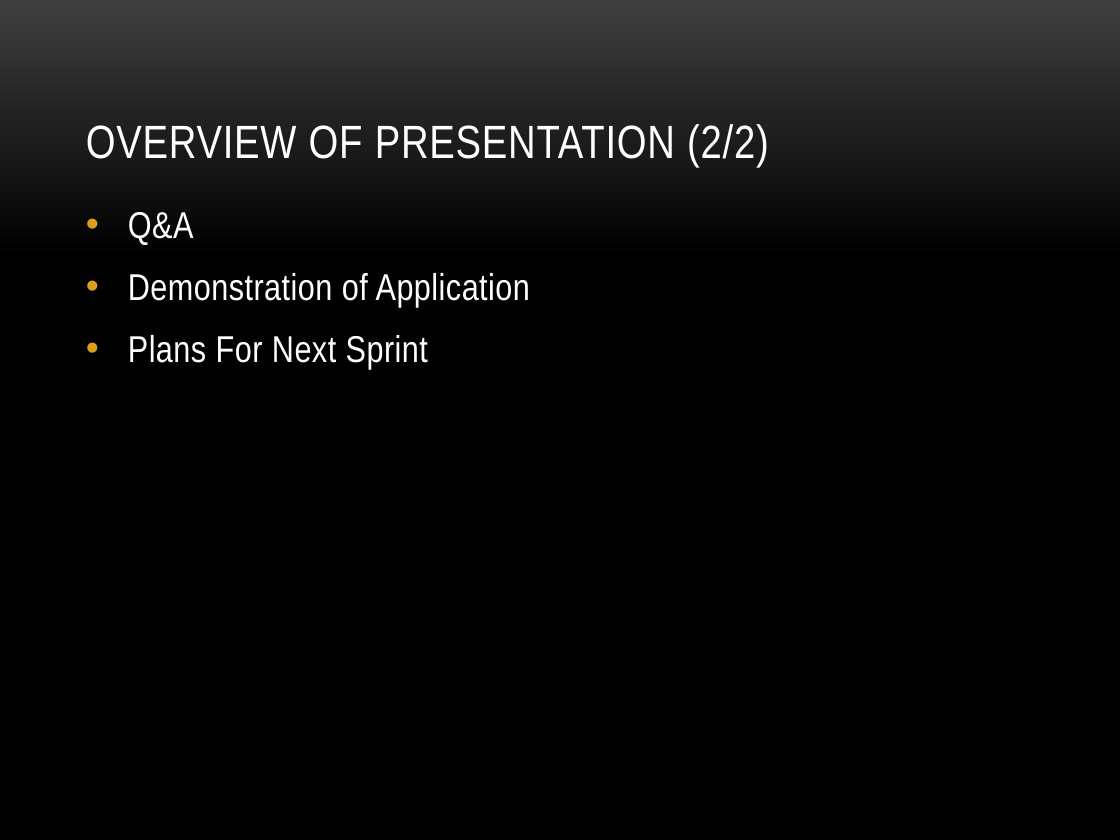
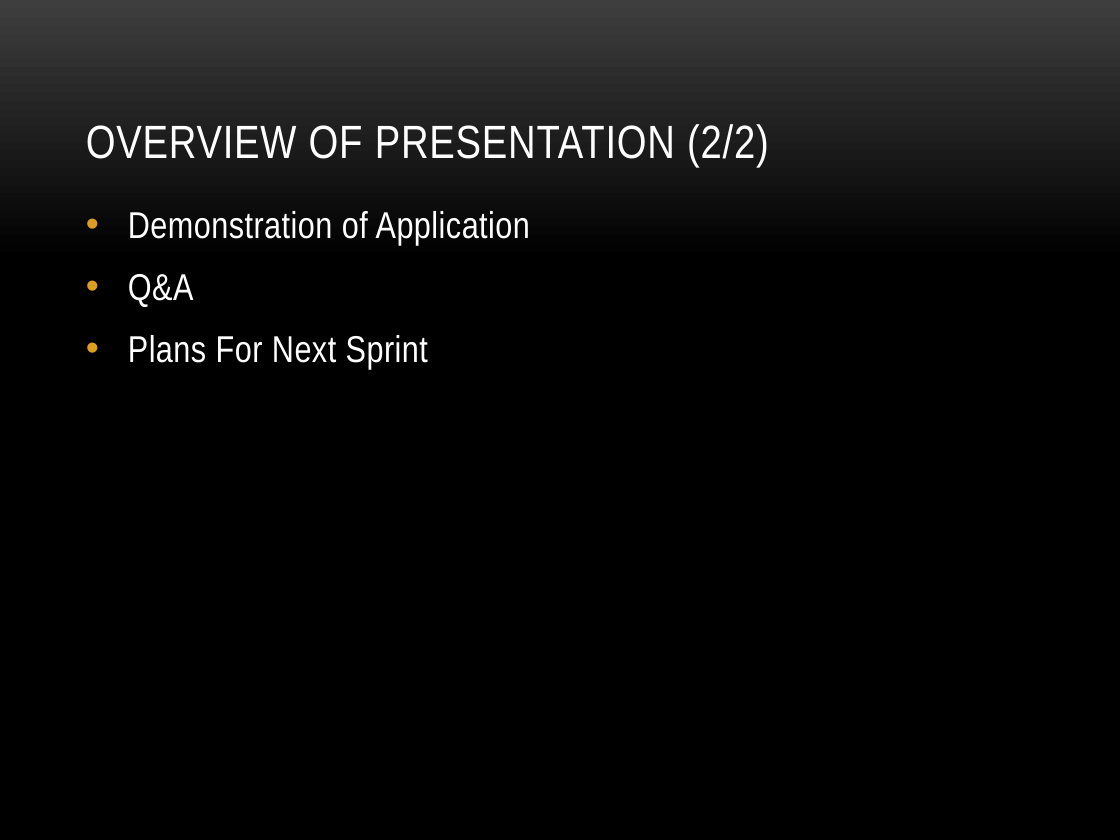
Before and after one commit to lance66/play-zone, a slide deck: slide 3 of doc/PowerPoints/Sprint 2 Presentation.pptx. Drawn at 1120x840 pixels with LibreOffice and Linux fonts; fonts in the diff are those of the drawing; background and template pictures are left out. Boxes give left, top, right and bottom in pixels: in the first picture for what was removed or moved away, otherwise in the second. Text is boxed around its words. In the diff, an @@ line names an element or a change of style, - is before the commit and + after.

```diff
--- a/doc/PowerPoints/Sprint 2 Presentation.pptx
+++ b/doc/PowerPoints/Sprint 2 Presentation.pptx
@@ text at (128,211,530,246): paragraph added @@
+• Demonstration of Application
@@ text at (128,273,530,307): paragraph removed @@
-• Demonstration of Application
```
Also in this commit, not shown: 2 other files.
